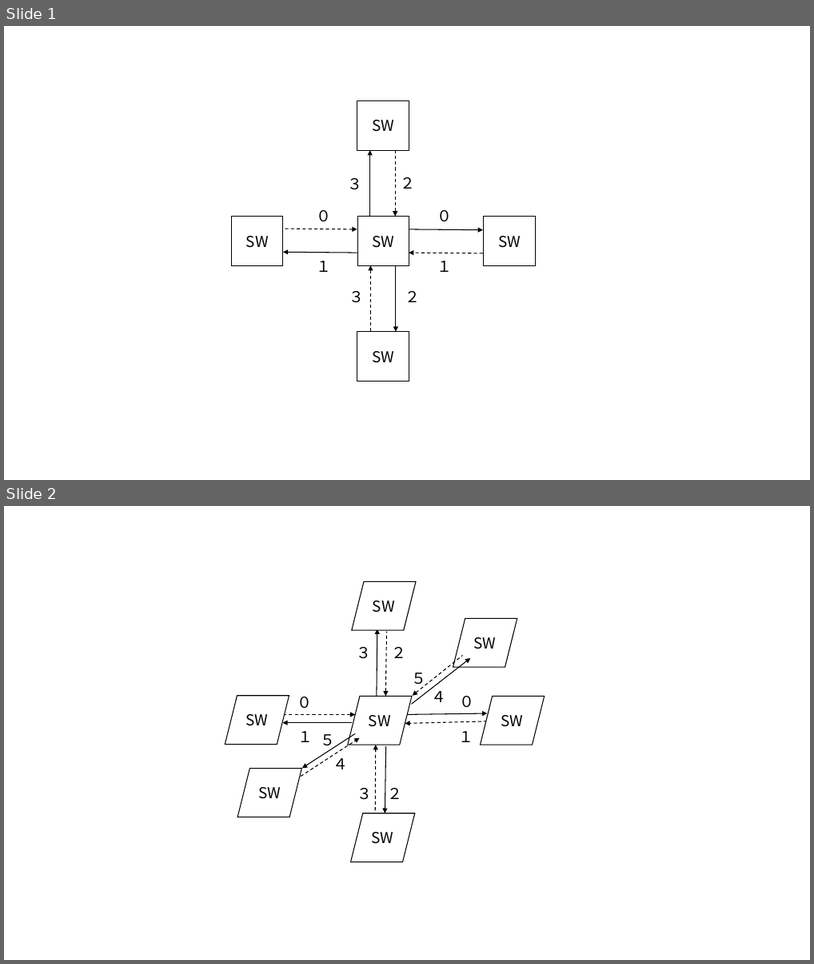
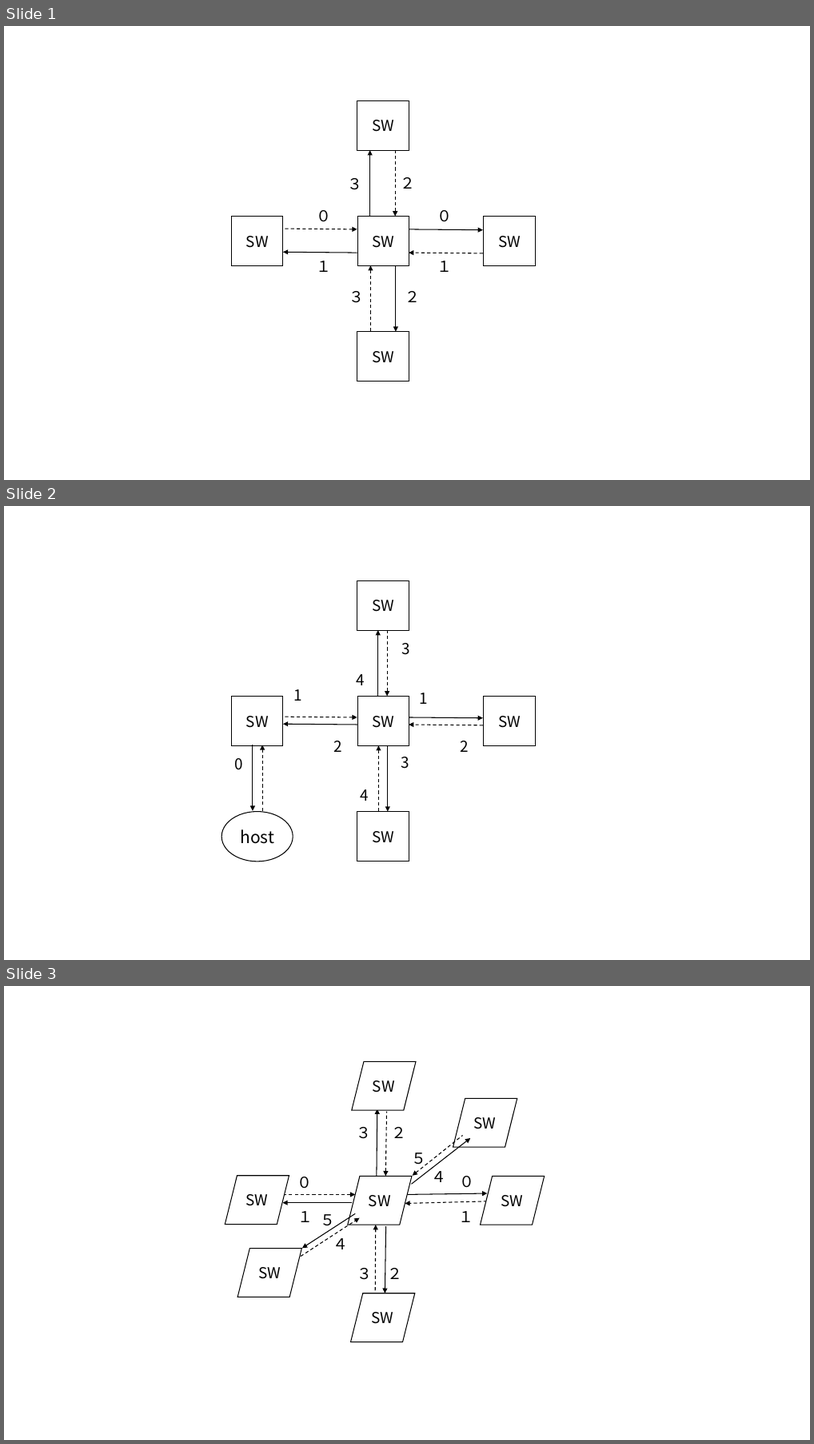
Before and after one commit to KoibuchiLab/circuit-switch-table, a slide deck: fig/sw.pptx. Shown one above the other, each under a label of ours: slides 1 and 2 before the commit, slides 1, 2 and 3 after it. The pictures are 814x964 and 814x1444 pixels, drawn with LibreOffice and Linux fonts; fonts in the diff are those of the drawing. Boxes give left, top, right and bottom in pixels: in the first picture for what was removed or moved away, otherwise in the second. Text is boxed around its words. In the diff, an @@ line names an element or a change of style, - is before the commit and + after.

```diff
--- a/fig/sw.pptx
+++ b/fig/sw.pptx
@@ slide 2 added at box(4, 506, 810, 960), background #FFFFFF @@
@@ rectangle added at box(358, 580, 409, 630), outline #000000 1 pt, 18 pt, text #000000 @@
+SW
@@ arrow added from (378, 696) to (378, 630), #000000 1 pt @@
@@ arrow added from (387, 630) to (387, 696), #000000 1 pt dashed @@
@@ text added at box(402, 643, 410, 655), 18 pt, text #000000 @@
+3
@@ rectangle added at box(231, 696, 283, 745), outline #000000 1 pt, 18 pt, text #000000 @@
+SW
@@ text added at box(294, 689, 302, 700), 18 pt, text #000000 @@
+1
@@ text added at box(357, 674, 365, 685), 18 pt, text #000000 @@
+4
@@ rectangle added at box(358, 696, 410, 745), outline #000000 1 pt, 18 pt, text #000000 @@
+SW
@@ text added at box(420, 692, 428, 704), 18 pt, text #000000 @@
+1
@@ rectangle added at box(484, 696, 535, 745), outline #000000 1 pt, 18 pt, text #000000 @@
+SW
@@ arrow added from (283, 716) to (358, 717), #000000 1 pt dashed @@
@@ arrow added from (410, 717) to (483, 718), #000000 1 pt @@
@@ arrow added from (253, 745) to (253, 811), #000000 1 pt @@
@@ arrow added from (262, 811) to (262, 745), #000000 1 pt dashed @@
@@ arrow added from (358, 724) to (283, 724), #000000 1 pt @@
@@ text added at box(334, 740, 342, 752), 18 pt, text #000000 @@
+2
@@ arrow added from (379, 812) to (379, 745), #000000 1 pt dashed @@
@@ arrow added from (388, 745) to (388, 812), #000000 1 pt @@
@@ arrow added from (483, 725) to (410, 724), #000000 1 pt dashed @@
@@ text added at box(460, 740, 468, 752), 18 pt, text #000000 @@
+2
@@ text added at box(234, 758, 242, 770), 18 pt, text #000000 @@
+0
@@ text added at box(402, 756, 410, 768), 18 pt, text #000000 @@
+3
@@ text added at box(360, 789, 368, 800), 18 pt, text #000000 @@
+4
@@ ellipse added at box(222, 812, 293, 861), outline #000000 1 pt, 20 pt, text #000000 @@
+host
@@ rectangle added at box(358, 812, 409, 861), outline #000000 1 pt, 18 pt, text #000000 @@
+SW
@@ what was slide 2 is now slide 3 @@
```
Also in this commit, not shown: 3 other slides added, 5 other files.
